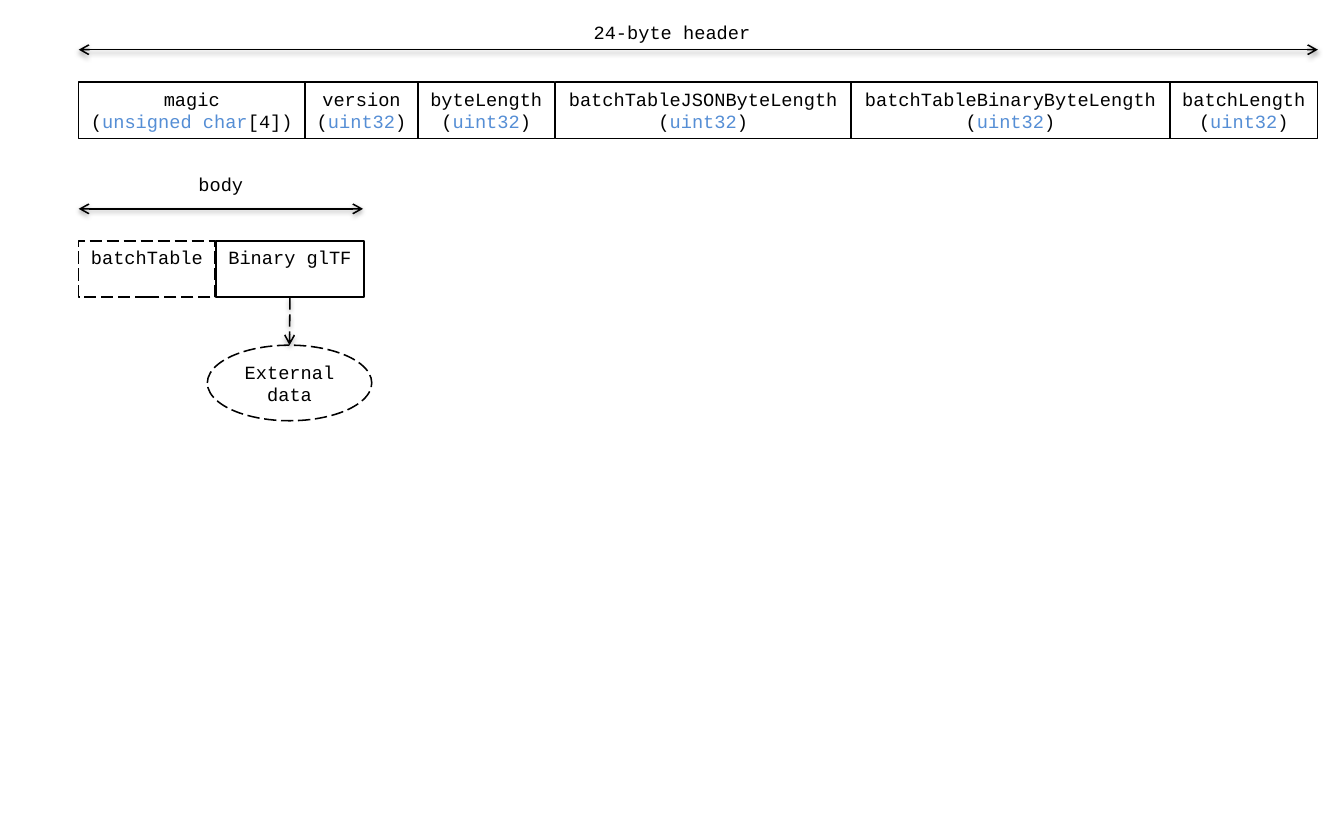
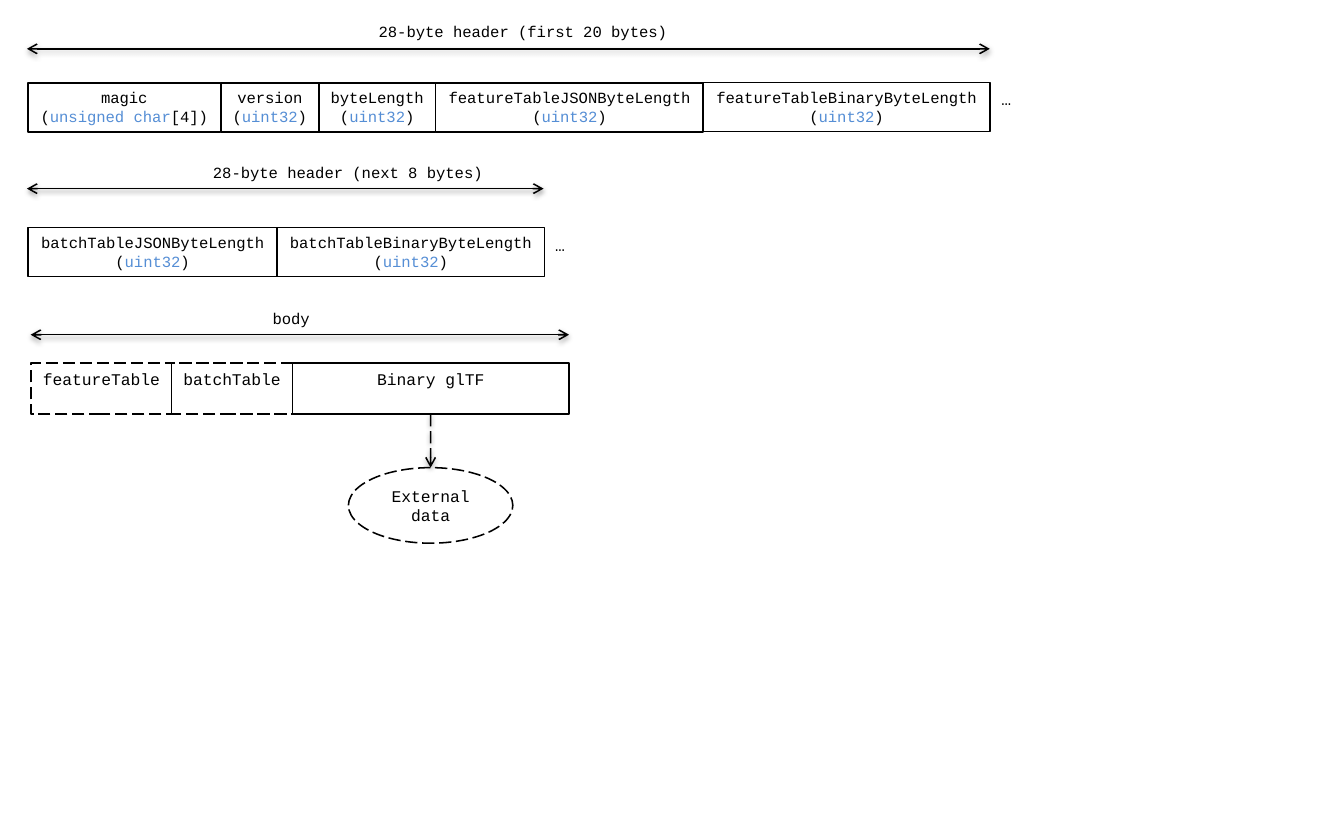
Before and after one commit to CesiumGS/3d-tiles, a slide deck: slide 1 of TileFormats/Batched3DModel/figures/Figures.pptx. Drawn at 1344x840 pixels with LibreOffice and Linux fonts; fonts in the diff are those of the drawing. Boxes give left, top, right and bottom in pixels: in the first picture for what was removed or moved away, otherwise in the second. Text is boxed around its words. In the diff, an @@ line names an element or a change of style, - is before the commit and + after.

Commit message:
Add feature table to b3dm

```diff
--- a/TileFormats/Batched3DModel/figures/Figures.pptx
+++ b/TileFormats/Batched3DModel/figures/Figures.pptx
@@ text at box(379, 26, 667, 41): text changed; size 12 to 10 pt @@
-24-byte header
+28-byte header (first 20 bytes)
@@ double arrow moved from (78, 49) - (1318, 49) to (27, 49) - (990, 49) @@
@@ rectangle "magic": place and size @@
-rectangle "magic" at box(78, 82, 305, 138)
+rectangle "magic" at box(28, 83, 221, 132)
@@ rectangle "version": place and size @@
-rectangle "version" at box(305, 82, 418, 138)
+rectangle "version" at box(221, 83, 319, 132)
@@ rectangle "byteLength": place and size @@
-rectangle "byteLength" at box(418, 82, 554, 138)
+rectangle "byteLength" at box(319, 83, 436, 132)
@@ rectangle added at box(436, 83, 703, 132), outline #000000 1 pt, 10 pt, text #000000 @@
+featureTableJSONByteLength
+(uint32)
@@ rectangle added at box(703, 83, 990, 132), outline #000000 1 pt, 10 pt, text #000000 @@
+featureTableBinaryByteLength
+(uint32)
@@ text added at box(990, 84, 1023, 137), 10.5 pt, text #000000 @@
+…
@@ rectangle removed at box(1170, 82, 1318, 138) @@
-batchLength
-(uint32)
@@ text added at box(213, 167, 483, 182), 10 pt, text #000000 @@
+28-byte header (next 8 bytes)
@@ double arrow moved from (78, 208) - (363, 208) to (27, 188) - (543, 188) @@
@@ rectangle "batchTableJSONByteLength": place and size @@
-rectangle "batchTableJSONByteLength" at box(556, 82, 851, 138)
+rectangle "batchTableJSONByteLength" at box(28, 227, 277, 277)
@@ size 12 to 10 pt in 6 elements at box(28, 83, 221, 132), box(221, 83, 319, 132), box(319, 83, 436, 132), box(273, 312, 310, 328), box(28, 227, 277, 277), box(277, 227, 544, 277) @@
@@ rectangle "batchTableBinaryByteLength": place and size @@
-rectangle "batchTableBinaryByteLength" at box(851, 82, 1170, 138)
+rectangle "batchTableBinaryByteLength" at box(277, 227, 544, 277)
@@ text added at box(543, 230, 576, 282), 10.5 pt, text #000000 @@
+…
@@ text "body": place and size @@
-text "body" at box(198, 178, 243, 195)
+text "body" at box(273, 312, 310, 328)
@@ double arrow added from (30, 335) to (569, 335), #000000 1 pt @@
@@ rectangle added at box(31, 363, 171, 413), outline #000000 1 pt dashed, 10.5 pt, text #000000 @@
+featureTable
@@ rectangle "batchTable": place and size @@
-rectangle "batchTable" at box(78, 241, 215, 297)
+rectangle "batchTable" at box(171, 363, 292, 413)
@@ rectangle "batchTable" at box(171, 363, 292, 413): size 12 to 10.5 pt @@
@@ rectangle "Binary glTF" at box(292, 363, 569, 413): size 12 to 10.5 pt @@
@@ rectangle "Binary glTF": place and size @@
-rectangle "Binary glTF" at box(216, 241, 364, 297)
+rectangle "Binary glTF" at box(292, 363, 569, 413)
@@ arrow moved from (290, 297) - (290, 345) to (431, 414) - (430, 468) @@
@@ ellipse "External data": place and size @@
-ellipse "External data" at box(207, 345, 372, 420)
+ellipse "External data" at box(348, 468, 513, 543)
@@ ellipse "External data" at box(348, 468, 513, 543): size 12 to 10.5 pt; fill #FFFFFF to none @@
```
Also in this commit, not shown: 3 other files.
